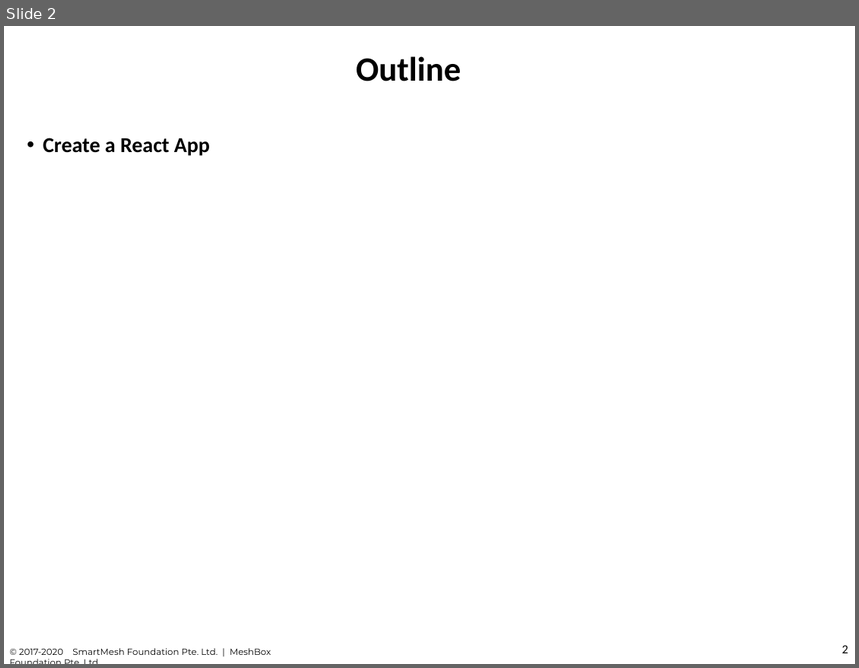
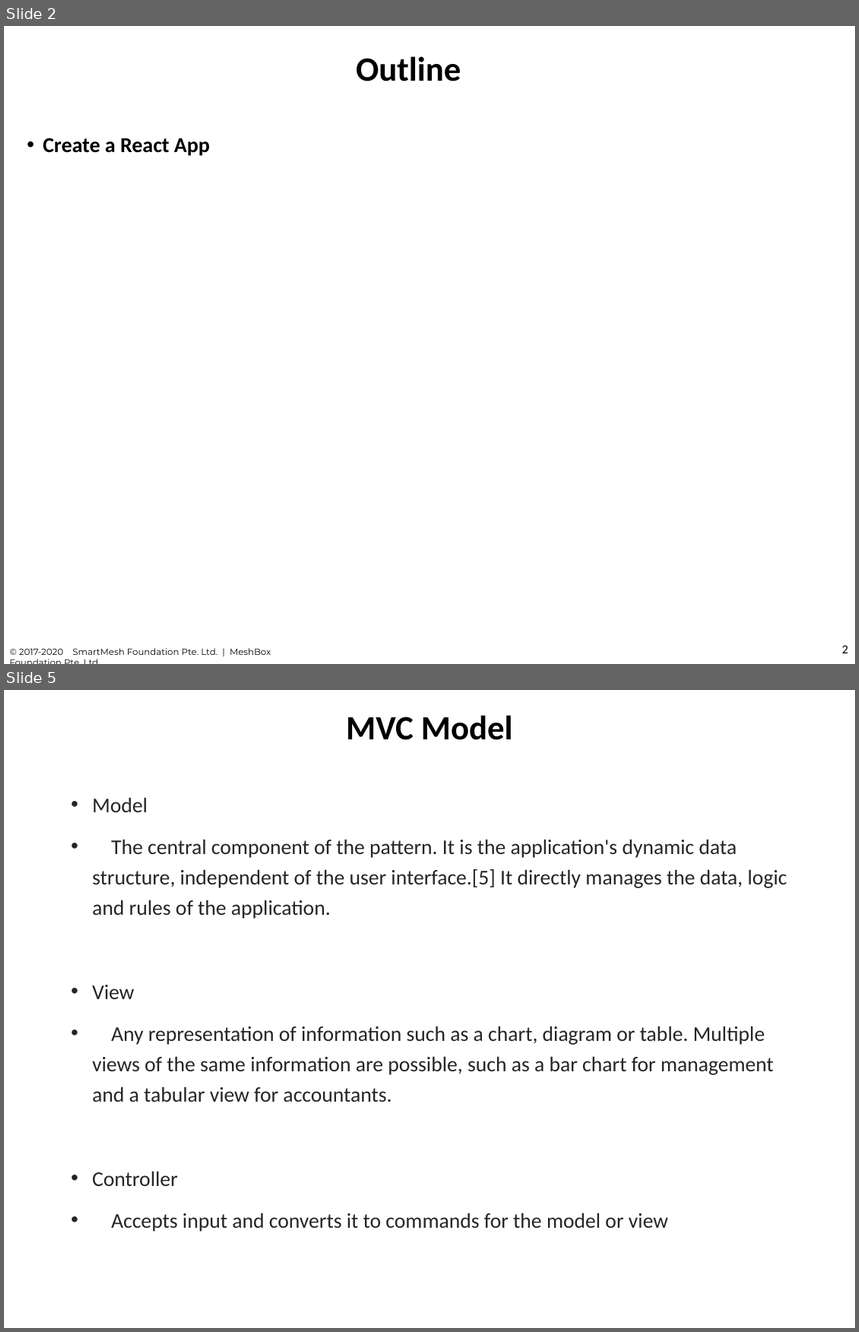
Before and after one commit to chuacw/SGUS-Slides, a slide deck: BCI - Day11 - Node-Express 2.pptx. Shown one above the other, each under a label of ours: slide 2 before the commit, slides 2 and 5 after it; the slides between them are not shown. The pictures are 859x668 and 859x1332 pixels, drawn with LibreOffice and Linux fonts; fonts in the diff are those of the drawing. Boxes give left, top, right and bottom in pixels: in the first picture for what was removed or moved away, otherwise in the second. Text is boxed around its words. In the diff, an @@ line names an element or a change of style, - is before the commit and + after.

```diff
--- a/BCI - Day11 - Node-Express 2.pptx
+++ b/BCI - Day11 - Node-Express 2.pptx
@@ slide 5 added at (x1=4, y1=690, x2=855, y2=1328), background #FFFFFF @@
@@ title added at (x1=346, y1=715, x2=513, y2=740), 28.8 pt, text #000000, bold @@
+MVC Model
@@ text added at (x1=92, y1=797, x2=788, y2=1232), 17.8 pt, text #262626 @@
+• Model
+• The central component of the pattern. It is the application's dynamic data structure, independent of the user interface.[5] It directly manages the data, logic and rules of the application.
+• View
+• Any representation of information such as a chart, diagram or table. Multiple views of the same information are possible, such as a bar chart for management and a tabular view for accountants.
+• Controller
+• Accepts input and converts it to commands for the model or view
```
Also in this commit, not shown: 10 other slides added, 8 slides removed, 3 other files.
